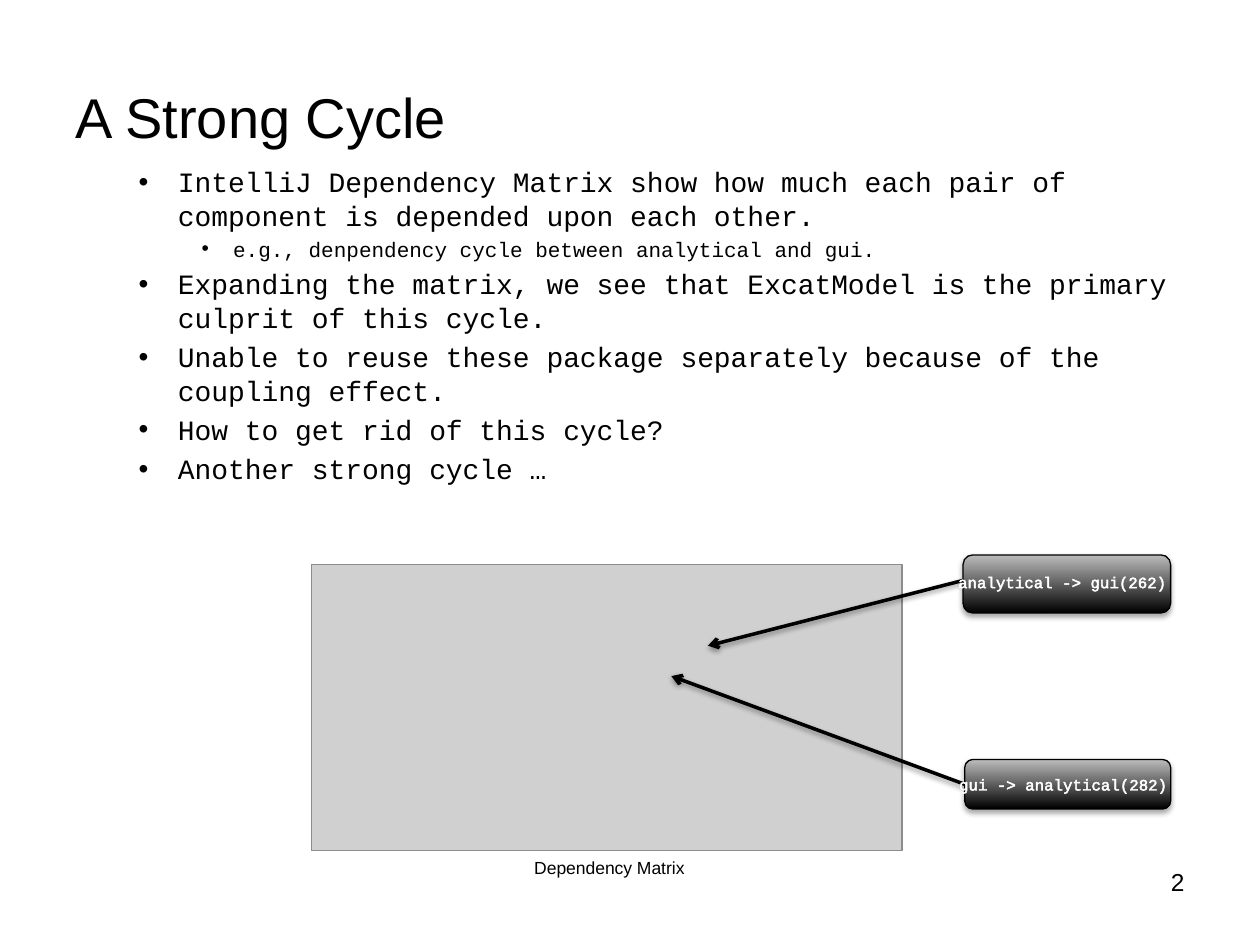
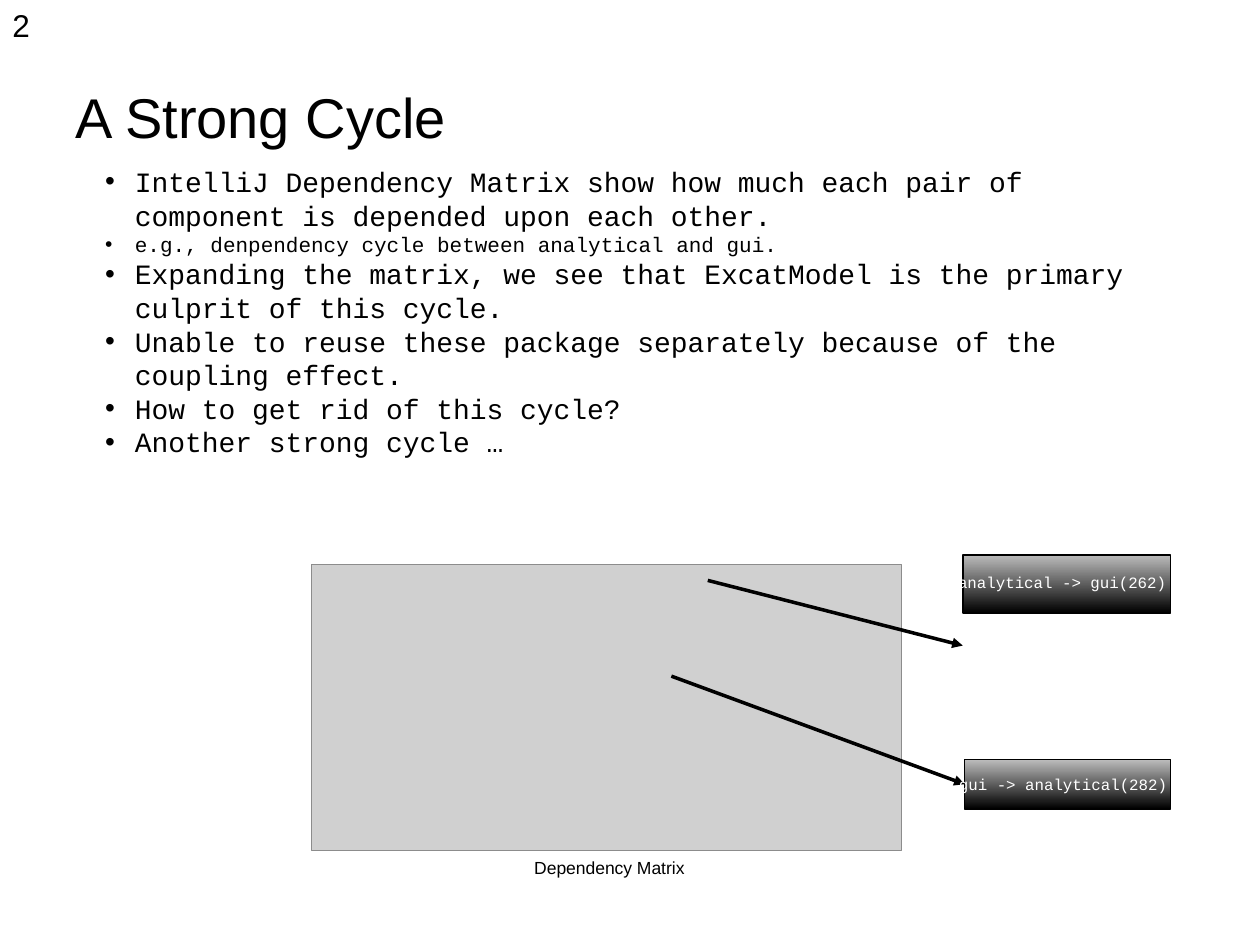
Before and after one commit to pavelgrib/SE_CW1, a slide deck: slide 5 of jmva_presentation.pptx. Drawn at 1260x945 pixels with LibreOffice and Linux fonts; fonts in the diff are those of the drawing; grey boxes stand for pictures; background and template pictures are left out. Boxes give left, top, right and bottom in pixels: in the first picture for what was removed or moved away, otherwise in the second. Text is boxed around its words. In the diff, an @@ line names an element or a change of style, - is before the commit and + after.

```diff
--- a/jmva_presentation.pptx
+++ b/jmva_presentation.pptx
@@ text "2": place and size @@
-text "2" at (1171,874,1185,891)
+text "2" at (12,15,30,37)
@@ text "2" at (12,15,30,37): size 14 to 18 pt; alignment right to left @@
@@ text "IntelliJ Dependency Matrix show how ..." at (135,172,1123,458): indent changed; less space between paragraphs; list level 3 to 2 in "e.g., denpendency cycle between analytical ..." @@
@@ text "analytical -> gui(262)" at (958,576,1166,593): letter outline #FFFFFF 1.45 pt to none @@
@@ rounded rectangle removed at (963,554,1171,612) @@
@@ rectangle added at (963,554,1171,612), fill gradient #000000 to #BCBCBC, outline #000000 0.74 pt @@
@@ arrow moved from (963, 581) - (708, 645) to (708, 581) - (963, 645) @@
@@ arrow (708, 581) - (963, 645): stroke #000000 2 pt to #000000 2.01 pt; arrowheads changed @@
@@ arrow moved from (965, 784) - (672, 677) to (672, 677) - (965, 784) @@
@@ arrow (672, 677) - (965, 784): stroke #000000 2 pt to #000000 2.01 pt; arrowheads changed @@
@@ text "gui -> analytical(282)" at (959,778,1167,795): letter outline #FFFFFF 1.45 pt to none @@
@@ rounded rectangle removed at (965,760,1172,809) @@
@@ rectangle added at (965,760,1171,809), fill gradient #000000 to #BCBCBC, outline #000000 0.74 pt @@
```
Also in this commit, not shown: 8 other slides changed.
